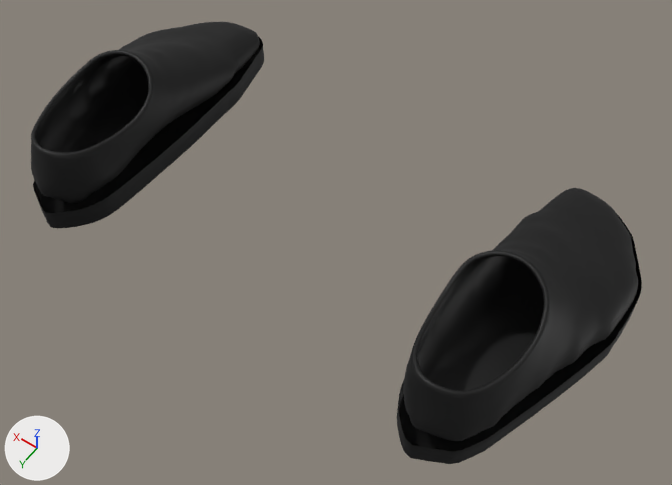
One commit to the glTF model web/public/garments/shoes.glb: the scene before it, then after it.
One viewpoint serves both versions: a 50 mm camera at (-0.315, 0.408, 0.617) aimed at (-0.036, 0.017, 0.003). The lights are fixed; the arrows at lower left show +X, +Y and +Z. The first picture is the older version. Vertices at exactly the same position are counted once.

Objects in the first picture: 'shoes'.
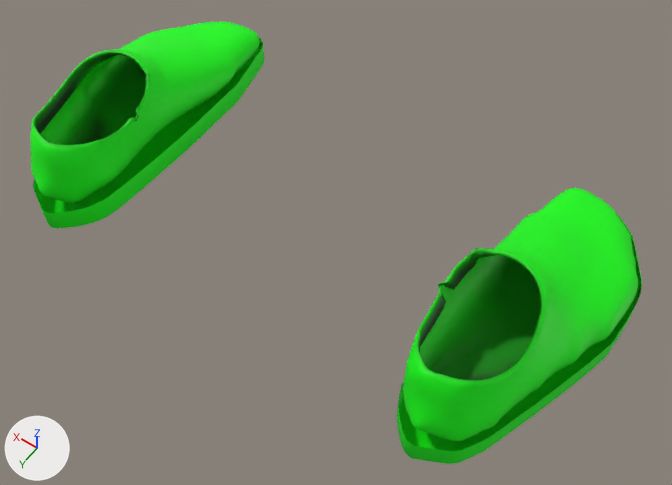
Changed parts and their boxes [x1, y1, x2, y2] in the pictures (672 x 485 px; the box of a moved part takes in the faces that stretch with it):
'shoes', reshaped: before [31, 22, 642, 464]; after [30, 22, 642, 464]
part 1 of me_mesh_0, moved or reshaped: before [406, 250, 554, 406]; after [405, 248, 554, 406]
part 2 of me_mesh_0, moved or reshaped: before [31, 50, 158, 176]; after [30, 49, 158, 176]
part 3 of me_mesh_0, recoloured (black to green): [31, 22, 642, 464] in both

The edits, one by one:
me_mesh_0 is used by ob_shoes; location (0.0, 0.0, 0.0).
me_mesh_0 had 5715 vertices, 11103 faces and spanned x -0.267..0.267, y -0.152..0.136, z -0.02..0.085.
me_mesh_0 now has 5816 vertices, 11316 faces and spans x -0.267..0.267, y -0.152..0.136, z -0.02..0.089.
me_mesh_0 part 1: 265 vertices moved from x -0.232..-0.151, y -0.002..0.122, z 0.033..0.085 to x -0.231..-0.15, y -0.003..0.123, z 0.033..0.089; 154 vertices removed from x -0.229..-0.151, y -0.009..0.12, z 0.04..0.085; 205 vertices added at x -0.229..-0.147, y -0.004..0.12, z 0.042..0.089.
me_mesh_0 part 2: 268 vertices moved from x 0.151..0.232, y -0.001..0.122, z 0.033..0.085 to x 0.147..0.231, y -0.001..0.123, z 0.033..0.089; 149 vertices removed from x 0.151..0.229, y -0.009..0.12, z 0.042..0.084; 199 vertices added at x 0.147..0.229, y -0.004..0.12, z 0.052..0.089.
me_mesh_0 part 3: 10208 kept faces spanning x -0.267..0.267, y -0.152..0.136, z -0.02..0.089 get new vertex colours; the middle colour goes from black #000000 to green #00fe00.
